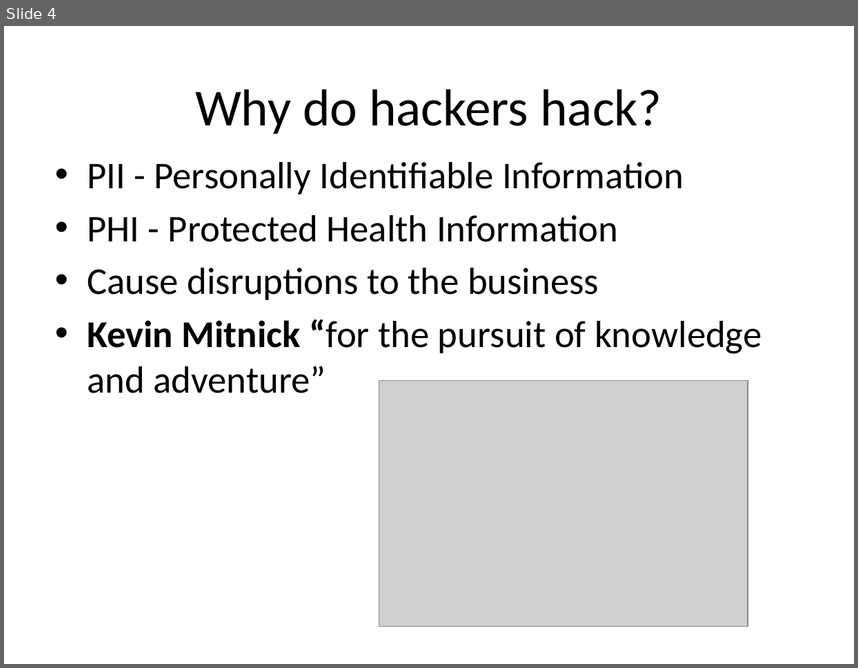
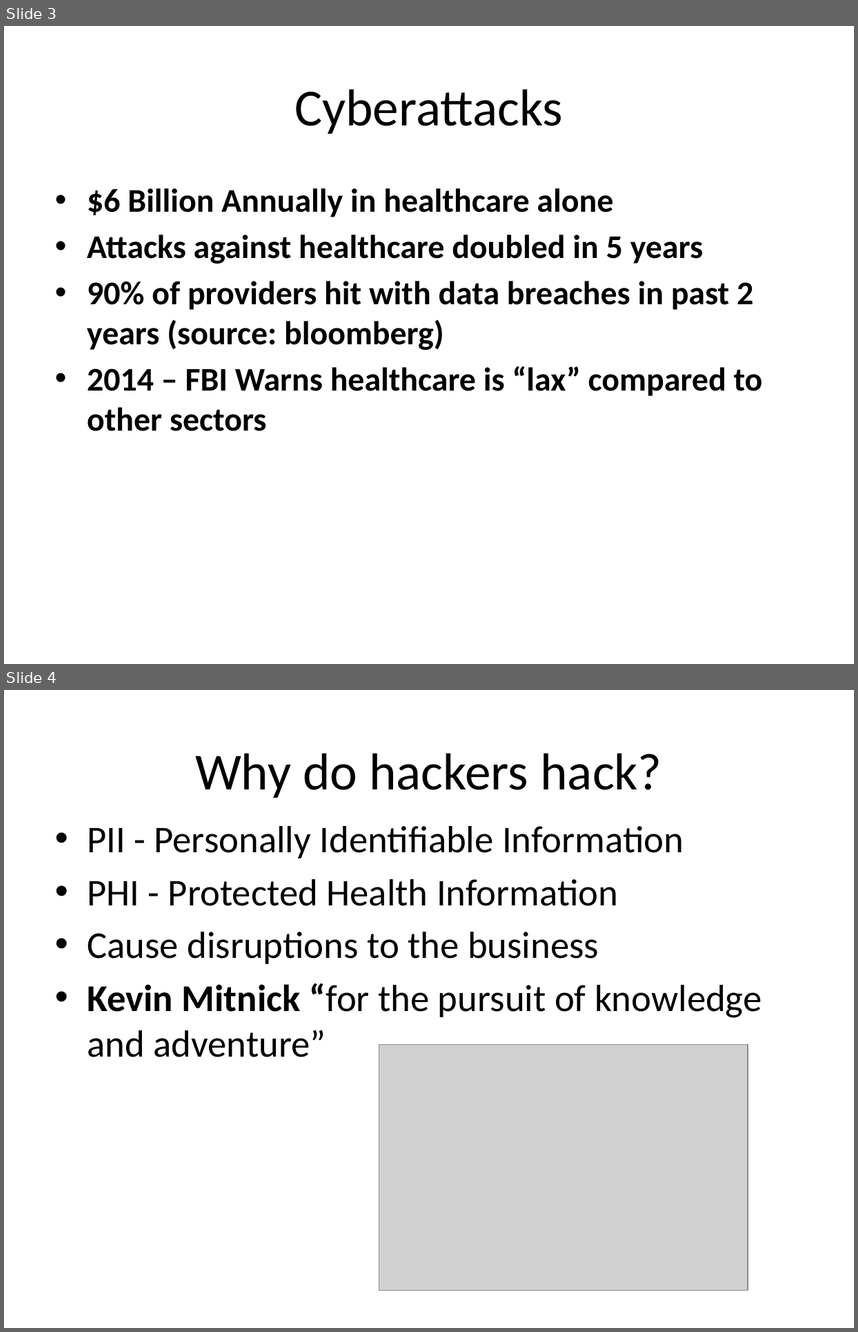
Before and after one commit to casmos1/Learning, a slide deck: Security/Content/Documents/Security.pptx. Shown one above the other, each under a label of ours: slide 4 before the commit, slides 3 and 4 after it. The pictures are 858x668 and 858x1332 pixels, drawn with LibreOffice and Linux fonts; fonts in the diff are those of the drawing; grey boxes stand for pictures. Boxes give left, top, right and bottom in pixels: in the first picture for what was removed or moved away, otherwise in the second. Text is boxed around its words. In the diff, an @@ line names an element or a change of style, - is before the commit and + after.

```diff
--- a/Security/Content/Documents/Security.pptx
+++ b/Security/Content/Documents/Security.pptx
@@ slide 3 added at (4,26,854,664), background #FFFFFF @@
@@ title added at (294,89,563,134), 44 pt, text #000000 @@
+Cyberattacks
@@ text added at (87,188,763,431), 28 pt, text #000000, bold @@
+• $6 Billion Annually in healthcare alone
+• Attacks against healthcare doubled in 5 years
+• 90% of providers hit with data breaches in past 2 years (source: bloomberg)
+• 2014 – FBI Warns healthcare is “lax” compared to other sectors
```
Also in this commit, not shown: 5 slides changed, 3 other slides added, 1 slide removed, 7 other files.
